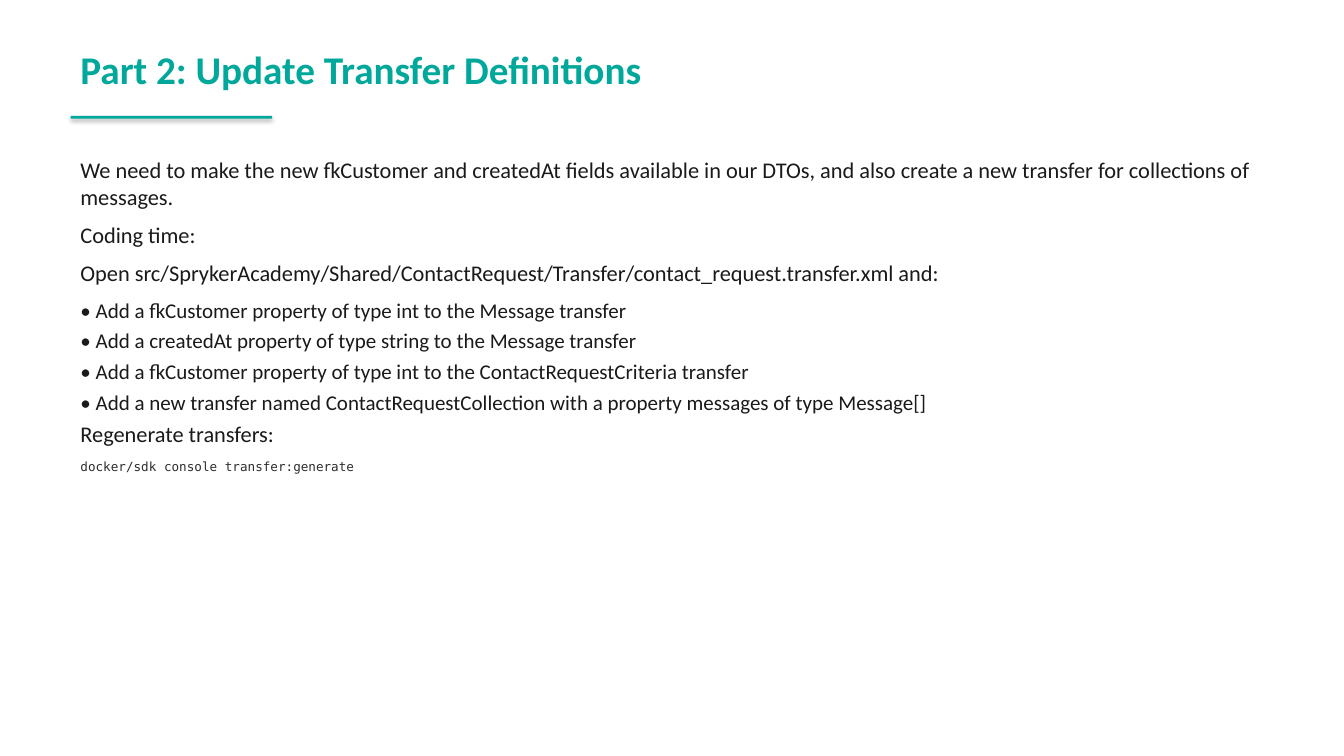
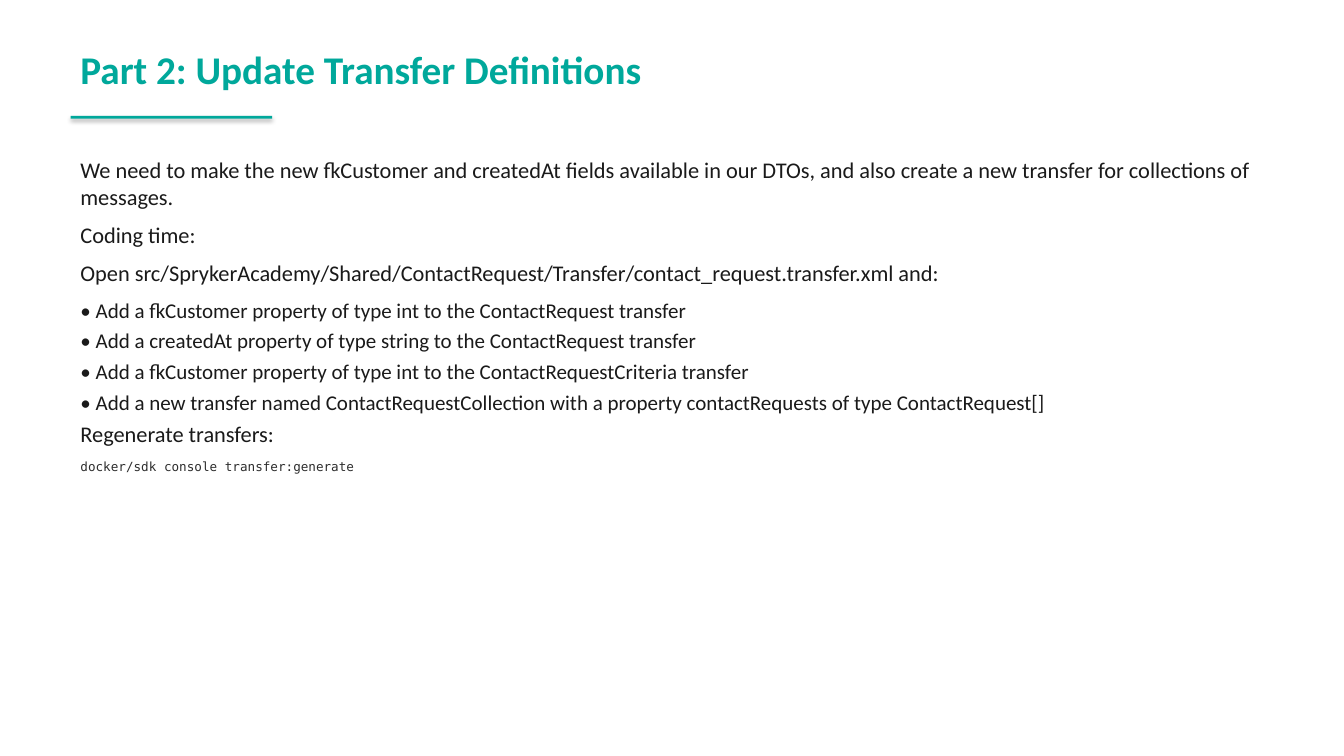
Before and after one commit to spryker-academy/instructor-exercises, a slide deck: slide 167 of guides-pptx/spryker-academy-fundamental.pptx. Drawn at 1344x756 pixels with LibreOffice and Linux fonts; fonts in the diff are those of the drawing. Boxes give left, top, right and bottom in pixels: in the first picture for what was removed or moved away, otherwise in the second. Text is boxed around its words. In the diff, an @@ line names an element or a change of style, - is before the commit and + after.

```diff
--- a/guides-pptx/spryker-academy-fundamental.pptx
+++ b/guides-pptx/spryker-academy-fundamental.pptx
@@ text at bbox=[96, 303, 696, 352]: text changed @@
-• Add a fkCustomer property of type int to the Message transfer
-• Add a createdAt property of type string to the Message transfer
+• Add a fkCustomer property of type int to the ContactRequest transfer
+• Add a createdAt property of type string to the ContactRequest transfer
@@ text at bbox=[96, 395, 1045, 414]: text changed @@
-• Add a new transfer named ContactRequestCollection with a property messages of type Message[]
+• Add a new transfer named ContactRequestCollection with a property contactRequests of type ContactRequest[]
```
Also in this commit, not shown: 22 other slides changed, 2 other files.
